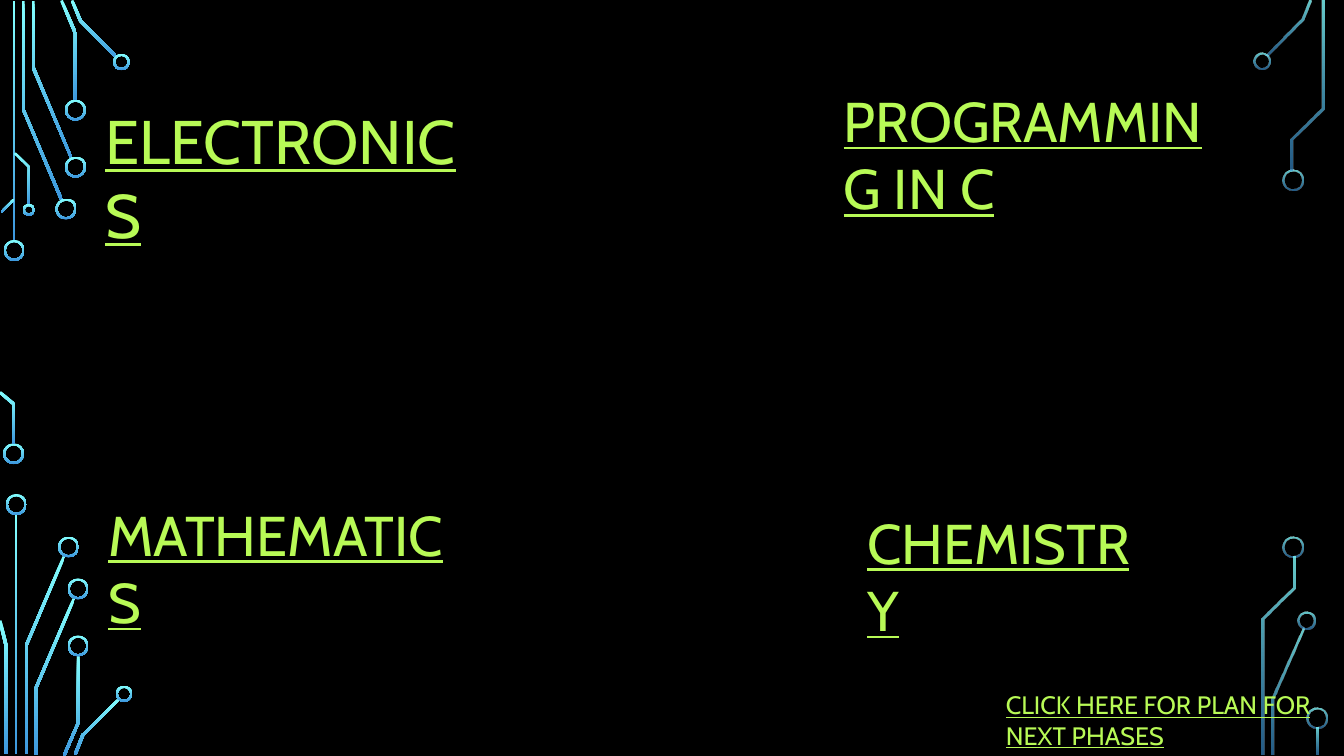
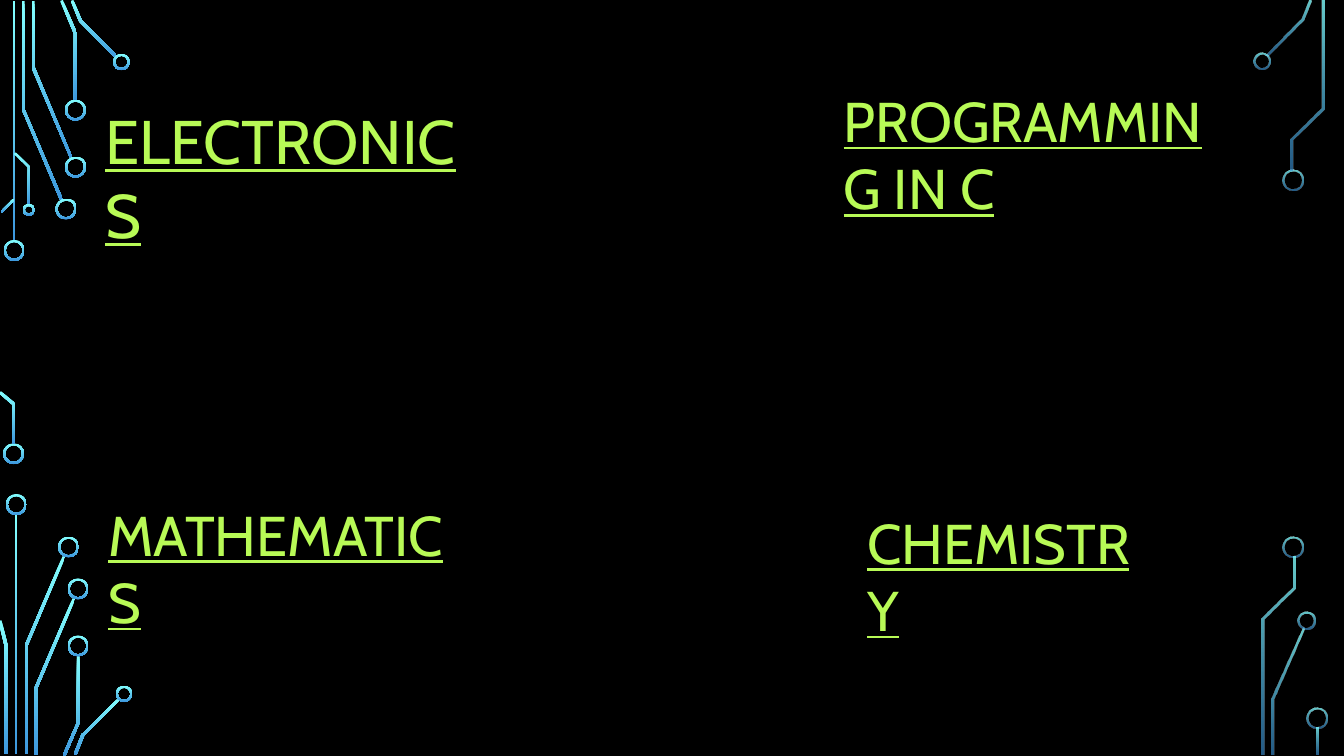
Before and after one commit to aswarthm/timetableinator, a slide deck: slide 5 of documentation/Class time table generator phase 1.pptx. Drawn at 1344x756 pixels with LibreOffice and Linux fonts; fonts in the diff are those of the drawing; background and template pictures are left out. Boxes give left, top, right and bottom in pixels: in the first picture for what was removed or moved away, otherwise in the second. Text is boxed around its words. In the diff, an @@ line names an element or a change of style, - is before the commit and + after.

```diff
--- a/documentation/Class time table generator phase 1.pptx
+++ b/documentation/Class time table generator phase 1.pptx
@@ text removed at [1006, 694, 1311, 748] @@
-CLICK HERE FOR PLAN FOR NEXT PHASES
```
Also in this commit, not shown: 1 other slide changed, 1 other file.
